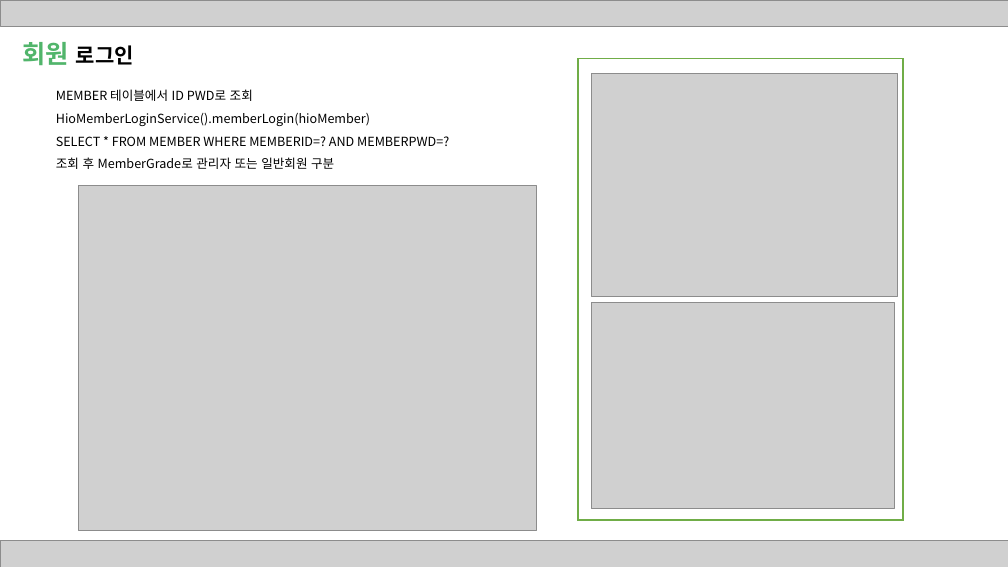
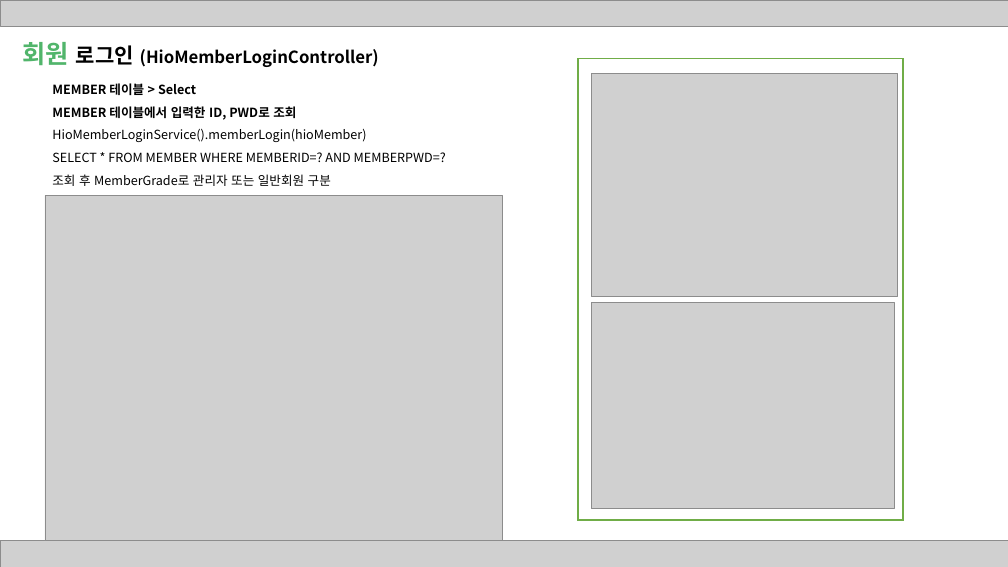
Before and after one commit to skjung1979/classproject, a slide deck: slide 8 of ppt/원팀 발표자료 20201027.pptx. Drawn at 1008x567 pixels with LibreOffice and Linux fonts; fonts in the diff are those of the drawing; grey boxes stand for pictures. Boxes give left, top, right and bottom in pixels: in the first picture for what was removed or moved away, otherwise in the second. Text is boxed around its words. In the diff, an @@ line names an element or a change of style, - is before the commit and + after.

```diff
--- a/ppt/원팀 발표자료 20201027.pptx
+++ b/ppt/원팀 발표자료 20201027.pptx
@@ text at bbox=[22, 42, 379, 67]: text changed; size 20 to 16 pt @@
-회원 로그인
+회원 로그인 (HioMemberLoginController)
@@ text at bbox=[52, 83, 296, 120]: text changed; bold on @@
-MEMBER 테이블에서 ID PWD로 조회
+MEMBER 테이블 > Select
+MEMBER 테이블에서 입력한 ID, PWD로 조회
@@ picture: place and size @@
-picture at bbox=[79, 185, 536, 530]
+picture at bbox=[45, 195, 503, 540]
```
Also in this commit, not shown: 8 other slides changed.
